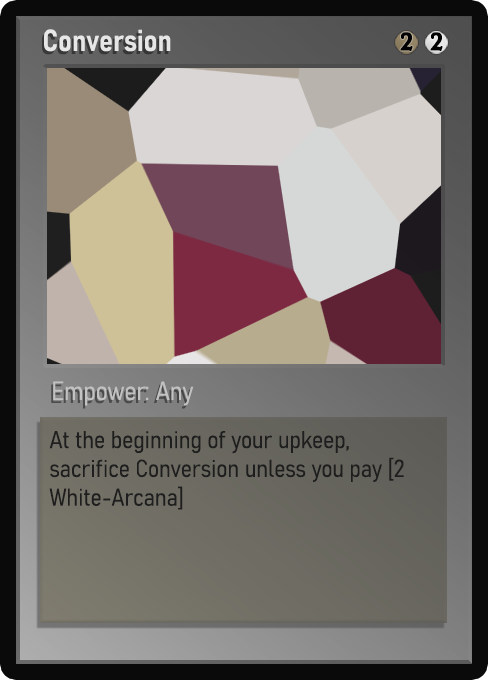
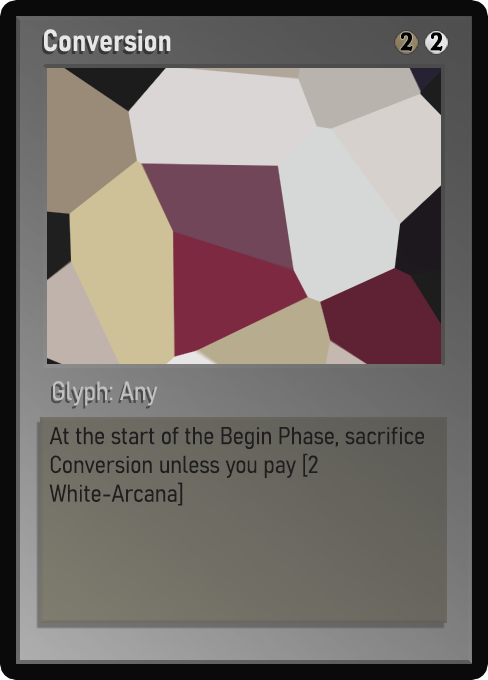
Before/after of a (488, 680) layered artwork. What changed in the layer stack:
painted on "Class" over [53, 381, 194, 406]
painted on "Desc_norm" over [49, 427, 424, 510]
